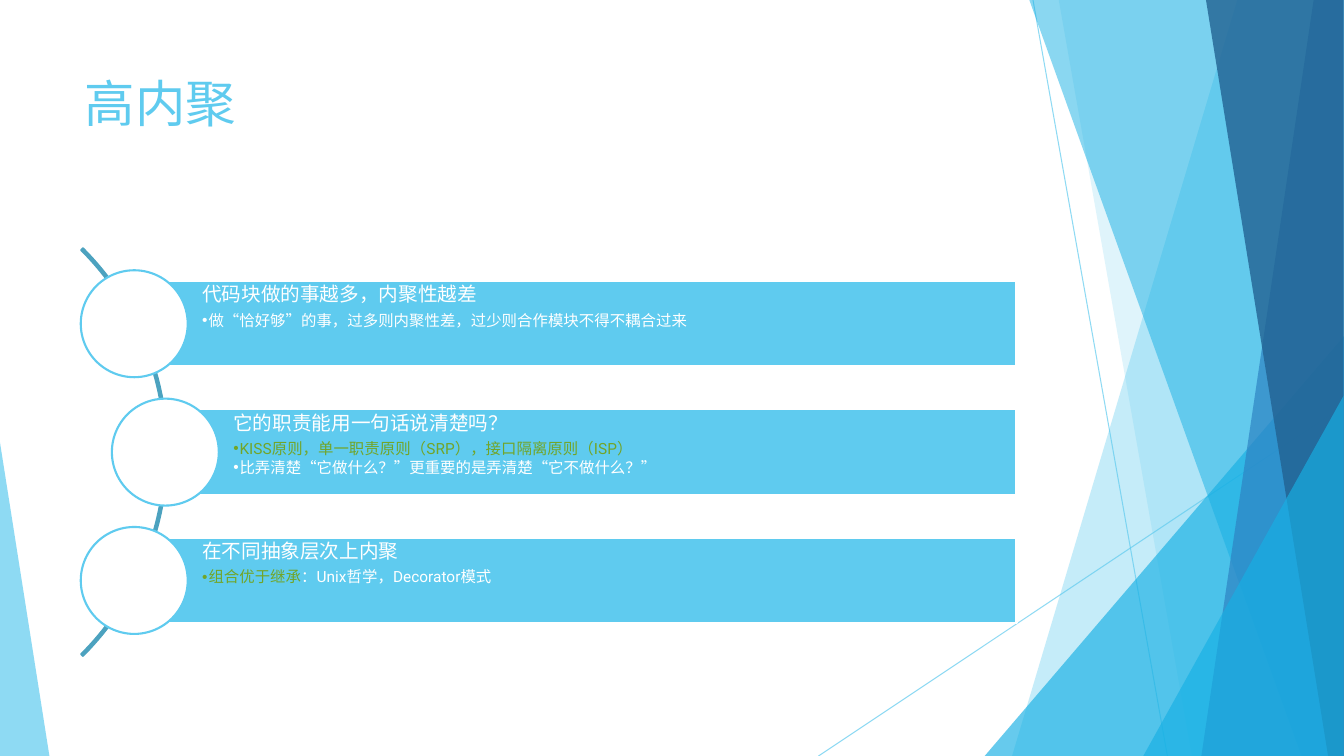
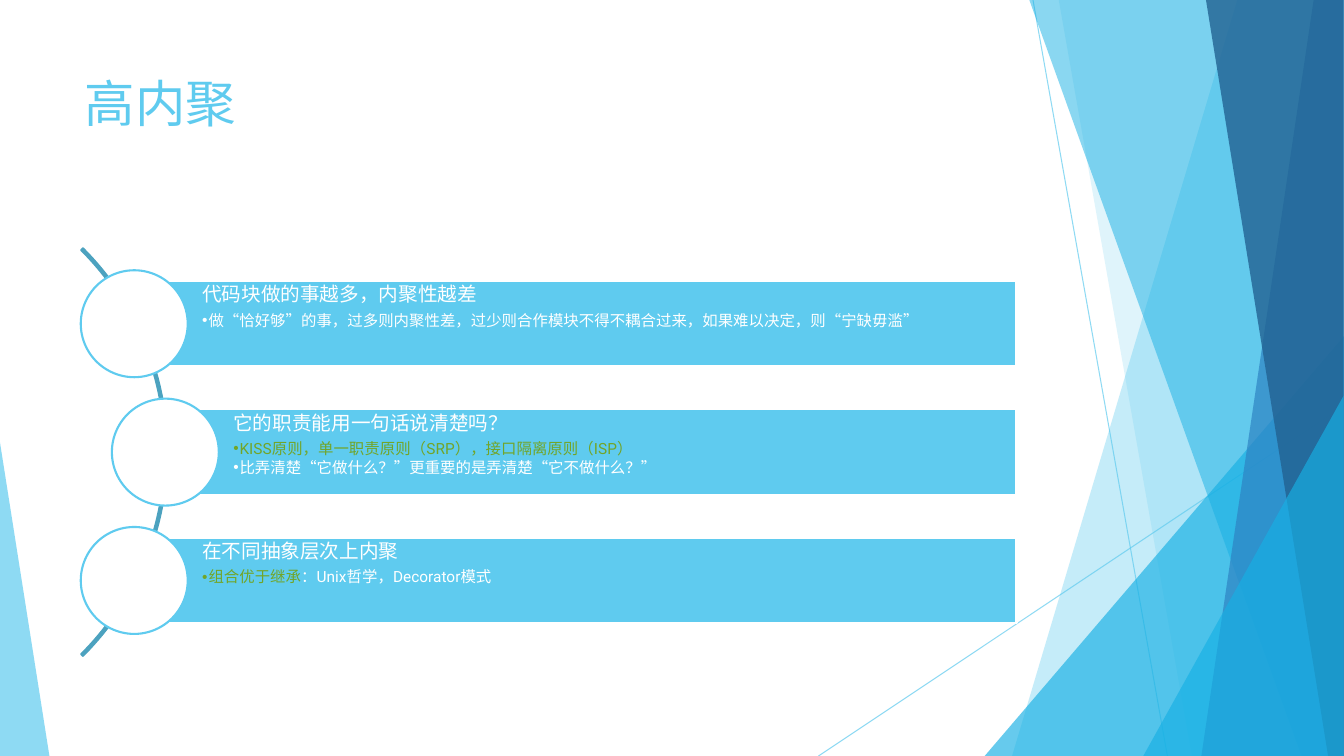
Before and after one commit to jingyanjiaoliu/others, a slide deck: slide 6 of Angular系列讲座 - 软件设计的原则串讲.pptx (slide 5 before the commit). Drawn at 1344x756 pixels with LibreOffice and Linux fonts; fonts in the diff are those of the drawing. Boxes give left, top, right and bottom in pixels: in the first picture for what was removed or moved away, otherwise in the second. Text is boxed around its words. In the diff, an @@ line names an element or a change of style, - is before the commit and + after.

```diff
--- a/Angular系列讲座 - 软件设计的原则串讲.pptx
+++ b/Angular系列讲座 - 软件设计的原则串讲.pptx
@@ text at [202,313,918,328]: text changed @@
-  •• 做“恰好够”的事，过多则内聚性差，过少则合作模块不得不耦合过来
+  •• 做“恰好够”的事，过多则内聚性差，过少则合作模块不得不耦合过来，如果难以决定，则“宁缺毋滥”
```
Also in this commit, not shown: 3 other slides changed, 2 slides added, 11 other files.
